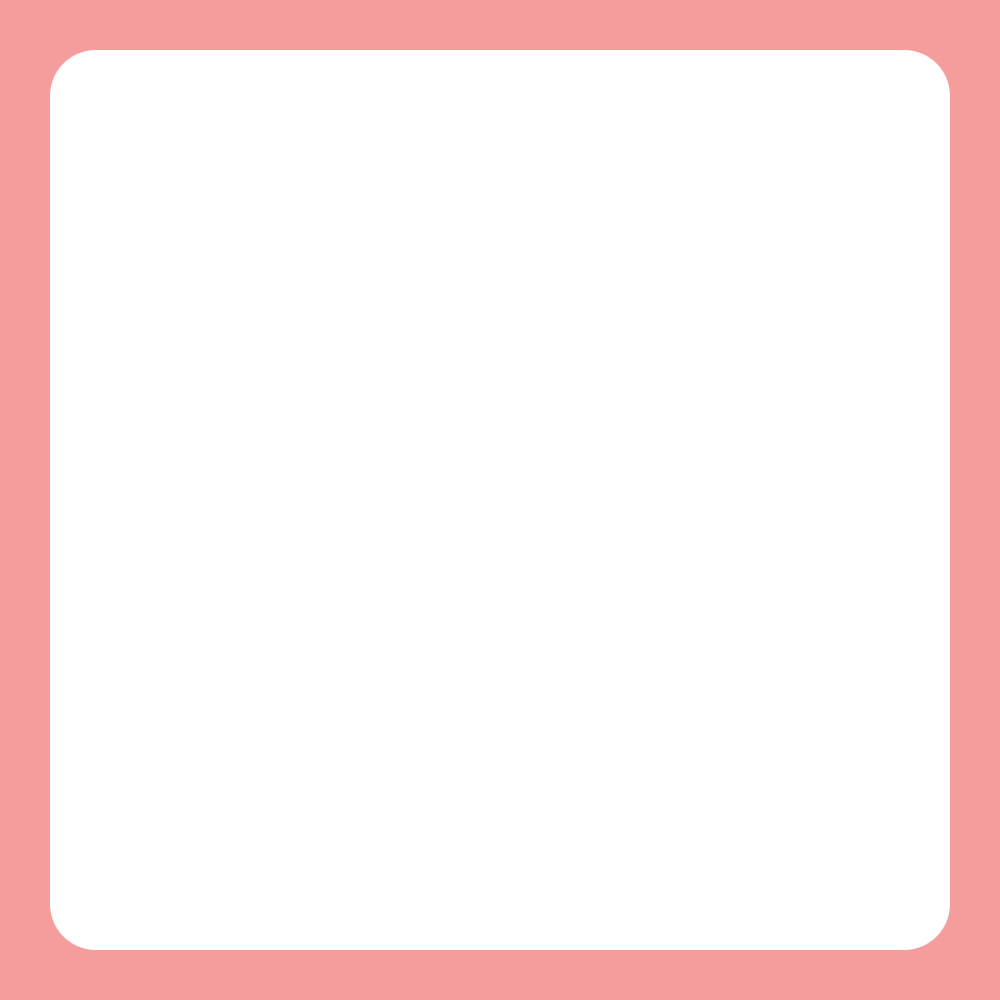
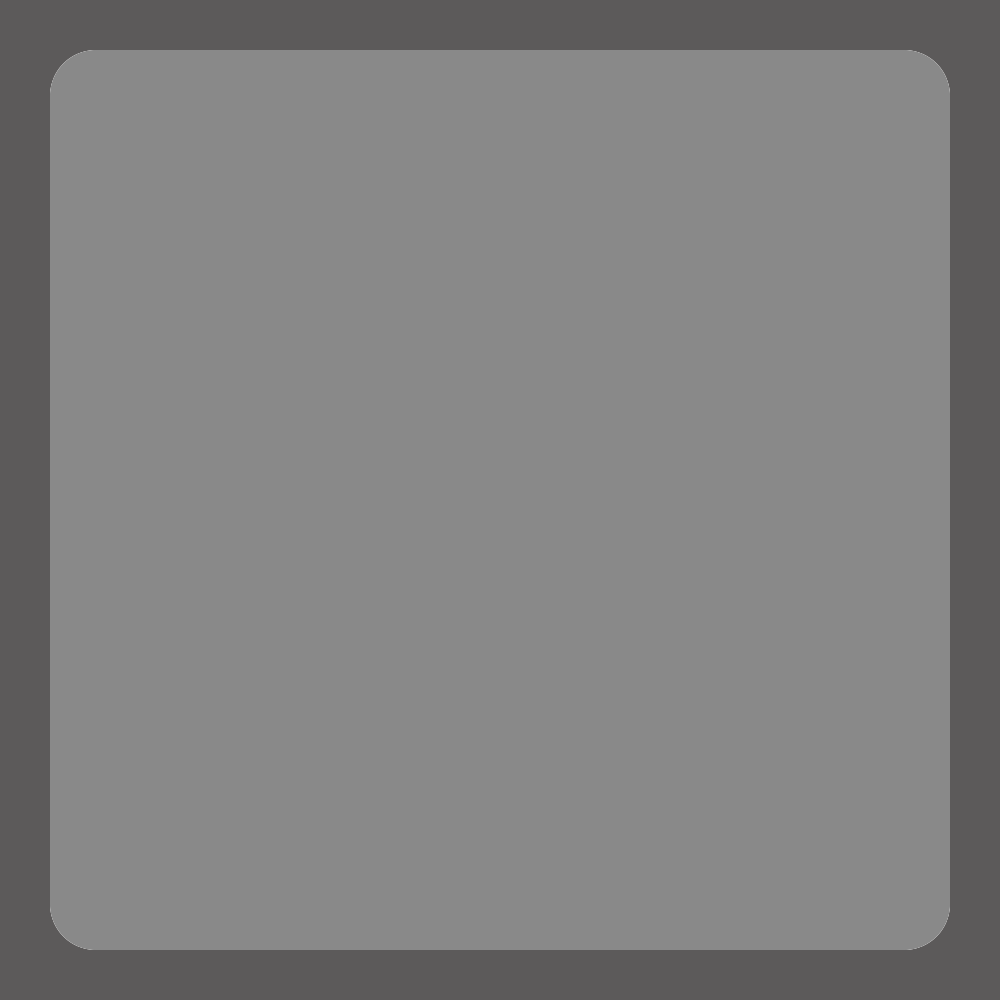
Layer changes from the first 1000 × 1000 image to the second:
painted on "LayerInside" over [50,50,950,950]
painted on "Background" over [0,0,1000,1000]
